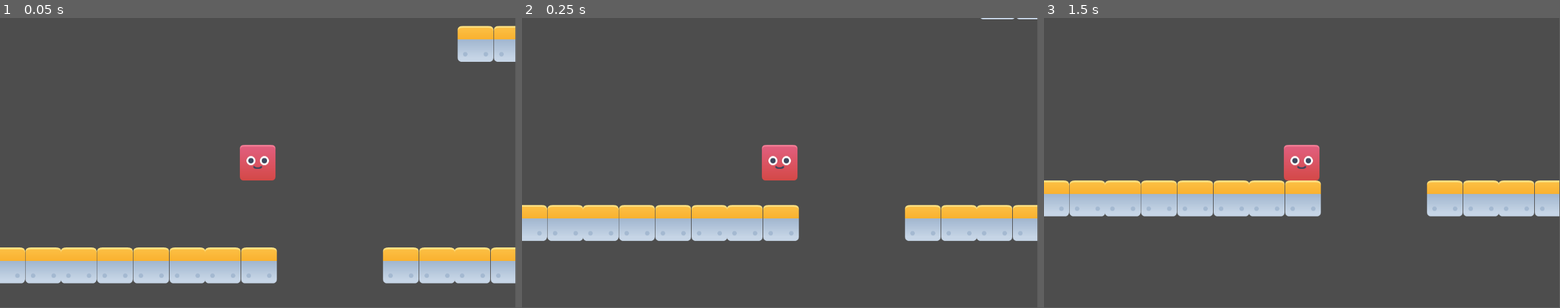
Above: before the commit, frames 1-3 (left to right).
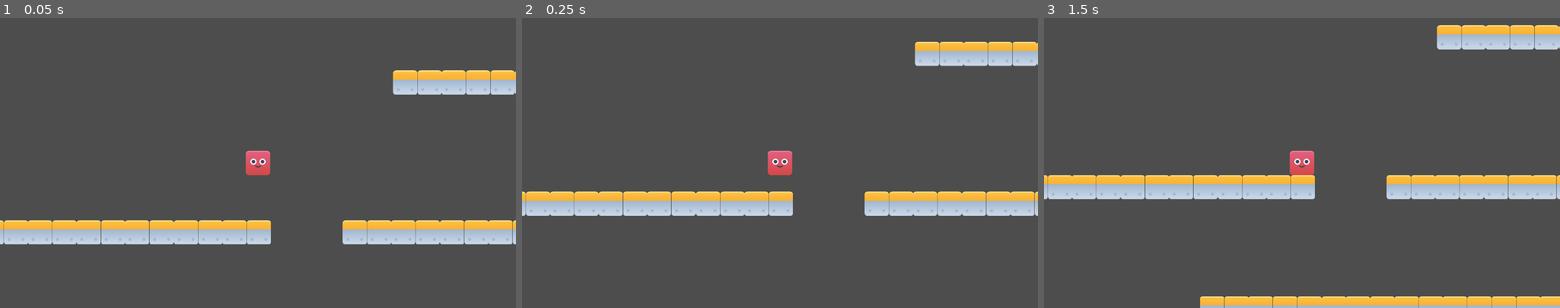
Above: after the commit, the same moments.

Repository: dangjase/kenney-jam-2025
Game: Godot game, scene res://Scenes/proto_level.tscn
Two runs of this game, one before a commit and one after it. Both use one fixed random seed, a clock stepped at 60 frames per second and the inputs below.
Inputs:
- Up to frame 1 (0.05 s): no input
- Up to frame 2 (0.25 s): no input
- Up to frame 3 (1.5 s): hold D (move_right) from 0.53 s (still down); tap Space (jump) at 0.77 s; tap Enter at 1.25 s
In our replay, the window is 799x449 before the commit and 800x450 after it. These sizes can differ from the game's own. Grey fills any space a smaller window leaves; there, only what the larger window draws over its background counts as a difference.

The runs differ from the first frame. In frame 1, 21% of the frame differs, in the area x 0-100%, y 2-92%; in frame 2, 17%; in frame 3, 16%.

Commit message:
Add static limits for player camera

Diff:
--- a/powerjump/Levels/level_1_big_vertical.tscn
+++ b/powerjump/Levels/level_1_big_vertical.tscn
@@ -116,7 +116,7 @@
 5:4/0/physics_layer_0/polygon_0/points = PackedVector2Array(-32, -32, 32, -32, 32, 32, -32, 32)
 6:4/0 = 0
 7:4/0 = 0
-7:4/0/physics_layer_0/polygon_0/points = PackedVector2Array(-32, -32, 32, -32, 32, 32, -32, 32)
+7:4/0/physics_layer_0/polygon_0/points = PackedVector2Array(-32, -25.4013, -21.1678, -32, 32, -32, 32, 32, 3.10461, 24.8369, -11.5717, 15.2408, -16.0875, 1.69342, -26.1694, -4.13675, -32, -6.65477)
 8:4/0 = 0
 8:4/0/physics_layer_0/polygon_0/points = PackedVector2Array(-32, -32, 32, -32, 32, 32, -32, 32)
 9:4/0 = 0
@@ -297,12 +297,13 @@
 [sub_resource type="TileSet" id="TileSet_7xydp"]
 tile_size = Vector2i(64, 64)
 physics_layer_0/collision_layer = 1
-physics_layer_0/collision_priority = 0.0
+physics_layer_1/collision_layer = 2
 sources/1 = SubResource("TileSetAtlasSource_3ypgb")
 
 [node name="LevelVertical" type="Node2D"]
 
 [node name="Player" parent="." instance=ExtResource("1_8yv6y")]
+position = Vector2(1304, -296)
 
 [node name="LevelBackground" type="Sprite2D" parent="."]
 z_index = -4096
--- a/powerjump/Scenes/player.tscn
+++ b/powerjump/Scenes/player.tscn
@@ -37,3 +37,6 @@
 sprite_frames = SubResource("SpriteFrames_vgqql")
 
 [node name="Camera2D" type="Camera2D" parent="."]
+zoom = Vector2(0.75, 0.75)
+limit_left = -1218
+limit_right = 1345
--- a/powerjump/project.godot
+++ b/powerjump/project.godot
@@ -14,6 +14,12 @@
 run/main_scene="uid://m8s76c6gpujt"
 config/features=PackedStringArray("4.4", "Forward Plus")
 config/icon="res://icon.svg"
+
+[display]
+
+window/size/viewport_width=1280
+window/size/viewport_height=720
+window/size/resizable=false
 
 [input]
 
